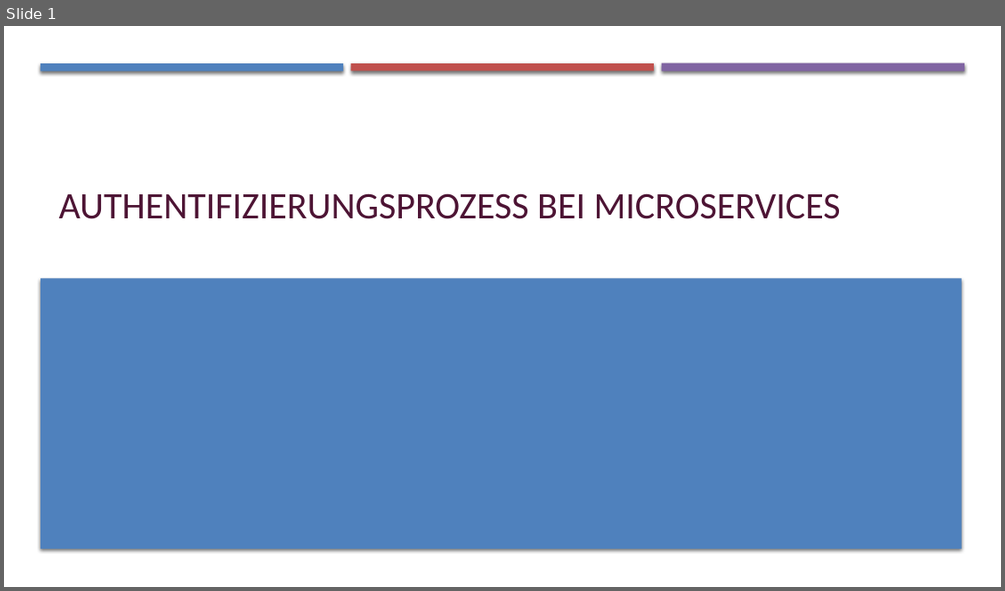
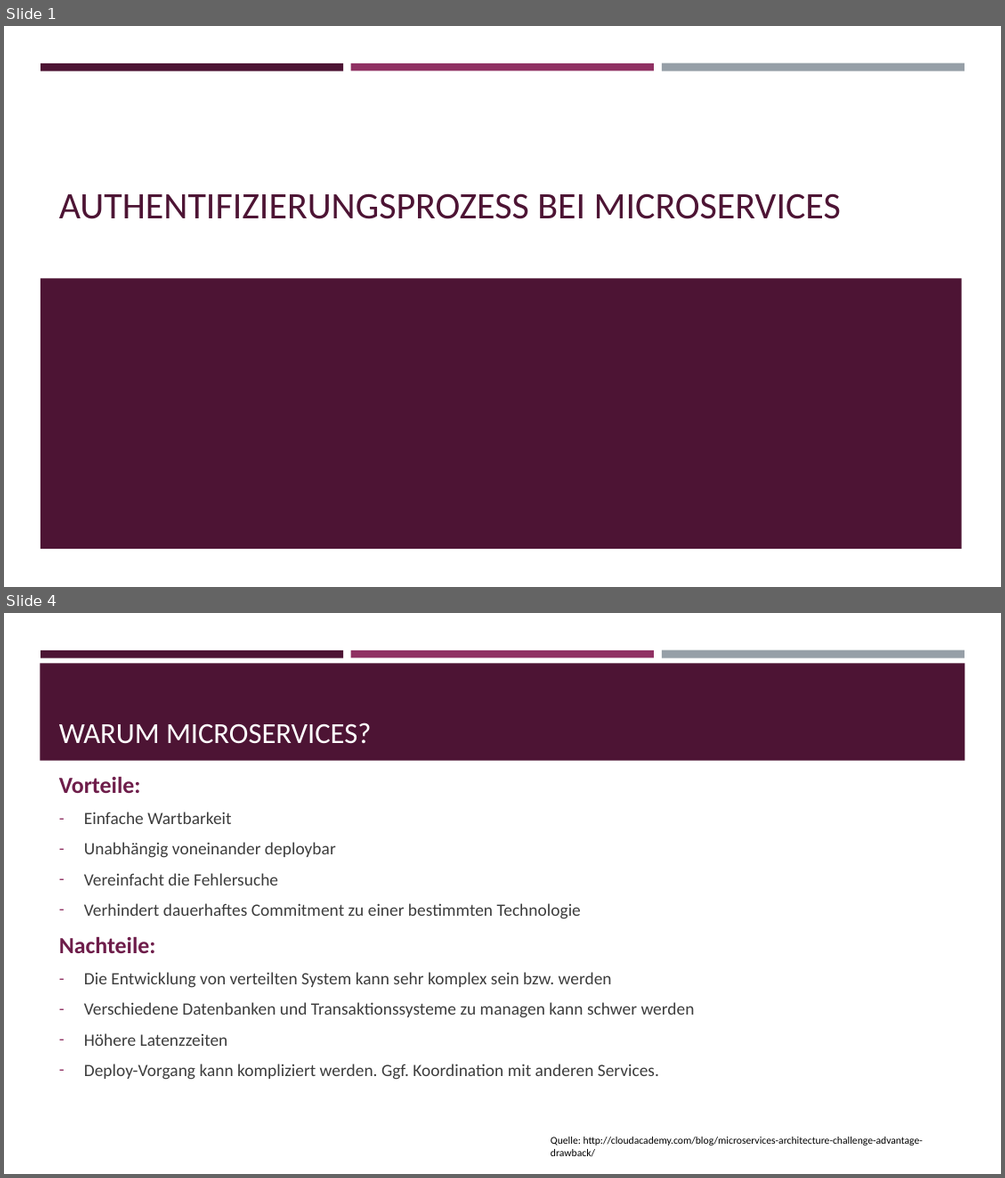
Before and after one commit to abcshmedu/pbl-gruppe-42, a slide deck: VortragSA.pptx. Shown one above the other, each under a label of ours: slide 1 before the commit, slides 1 and 4 after it; the slides between them are not shown. The pictures are 1005x591 and 1005x1178 pixels, drawn with LibreOffice and Linux fonts; fonts in the diff are those of the drawing. Boxes give left, top, right and bottom in pixels: in the first picture for what was removed or moved away, otherwise in the second. Text is boxed around its words. In the diff, an @@ line names an element or a change of style, - is before the commit and + after.

```diff
--- a/VortragSA.pptx
+++ b/VortragSA.pptx
@@ slide 4 added at [4, 613, 1001, 1174], background #FFFFFF; not listed: 3 template elements that a slide beside it also shows @@
@@ rectangle added at [40, 663, 965, 761], fill #4D1434 @@
@@ title added at [59, 722, 371, 744], 28 pt, text #FFFFFF @@
+WARUM MICROSERVICES?
@@ text added at [59, 811, 695, 1079], 16.6 pt, text #3D3D3D @@
+Vorteile:
+– Einfache Wartbarkeit
+– Unabhängig voneinander deploybar
+– Vereinfacht die Fehlersuche
+– Verhindert dauerhaftes Commitment zu einer bestimmten Technologie
+Nachteile:
+– Die Entwicklung von verteilten System kann sehr komplex sein bzw. werden
+– Verschiedene Datenbanken und Transaktionssysteme zu managen kann schwer werden
+– Höhere Latenzzeiten
+– Deploy-Vorgang kann kompliziert werden. Ggf. Koordination mit anderen Services.
@@ text added at [550, 1136, 922, 1157], 10 pt, text #000000 @@
+Quelle: http://cloudacademy.com/blog/microservices-architecture-challenge-advantage-drawback/
@@ slide 1 changed as well @@
@@ rectangle at [40, 63, 343, 70]: fill #4F81BD to #4D1434; shadow off @@
@@ rectangle at [351, 63, 654, 70]: fill #C0504D to #903163; shadow off @@
@@ rectangle at [662, 63, 964, 71]: fill #8064A2 to #969FA7; shadow off @@
@@ rectangle at [40, 278, 962, 548]: fill #4F81BD to #4D1434; shadow off @@
```
Also in this commit, not shown: 3 other slides changed, 5 other slides added, 1 slide removed.
